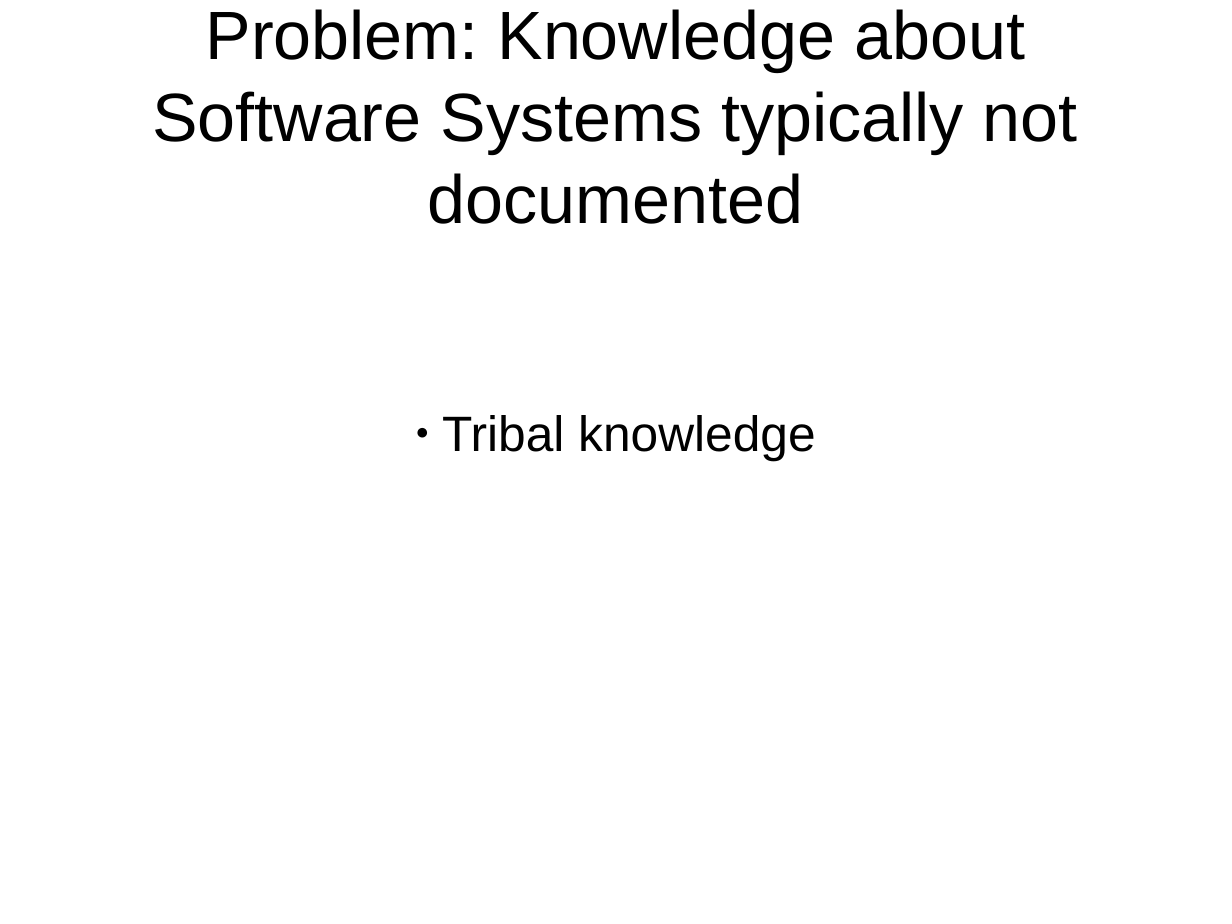
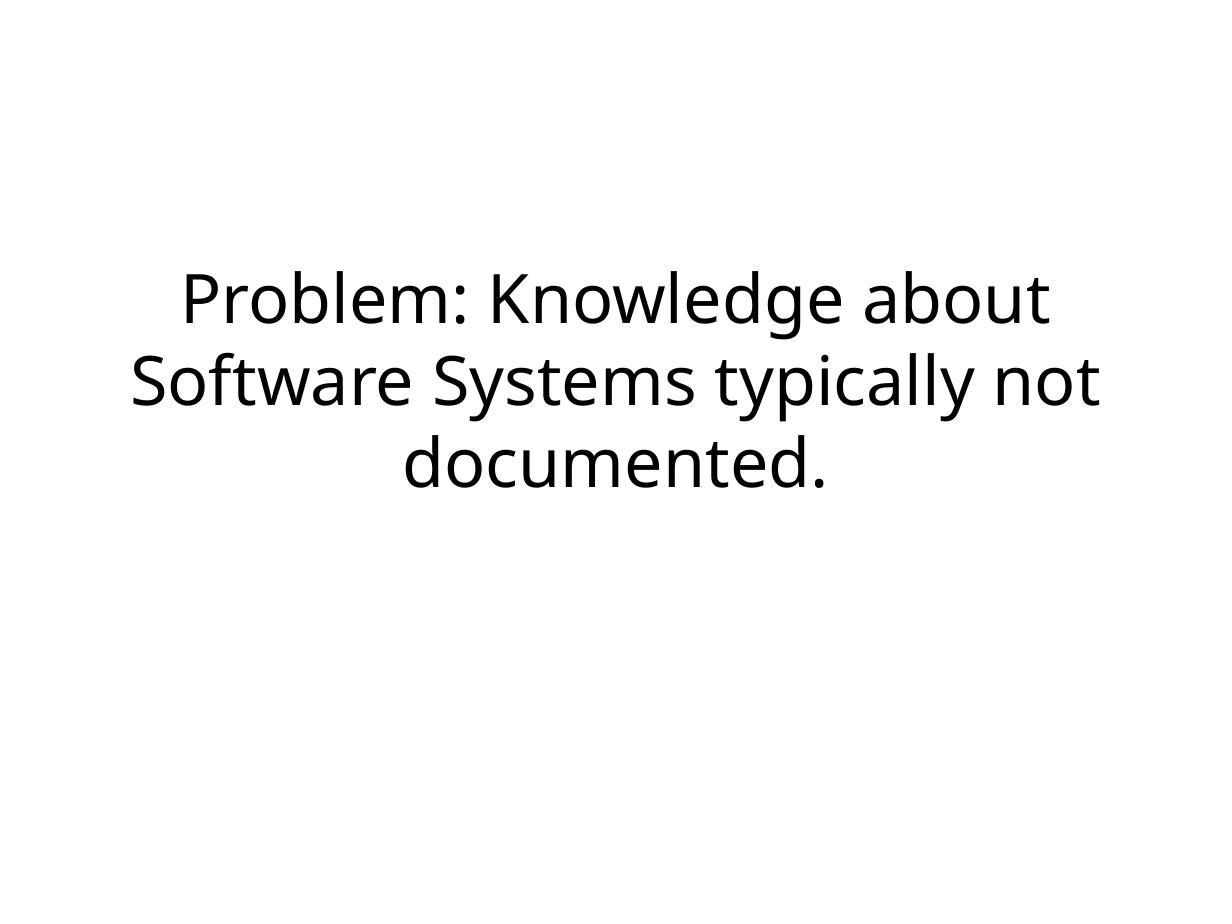
Before and after one commit to misto/Sourcecloud, a slide deck: slide 7 of icse2012/codetimeline.odp (slide 4 before the commit). Drawn at 1232x924 pixels with LibreOffice and Linux fonts; fonts in the diff are those of the drawing. Boxes give left, top, right and bottom in pixels: in the first picture for what was removed or moved away, otherwise in the second. Text is boxed around its words. In the diff, an @@ line names an element or a change of style, - is before the commit and + after.

```diff
--- a/icse2012/codetimeline.odp
+++ b/icse2012/codetimeline.odp
@@ title at [130, 271, 1101, 488]: text changed; font Arial to Noto Sans @@
-Problem: Knowledge about Software Systems typically not documented
+Problem: Knowledge about Software Systems typically not documented.
@@ subtitle removed at [442, 415, 815, 460] @@
-● Tribal knowledge
```
Also in this commit, not shown: 2 other slides changed, 6 slides added, 4 slides removed.
